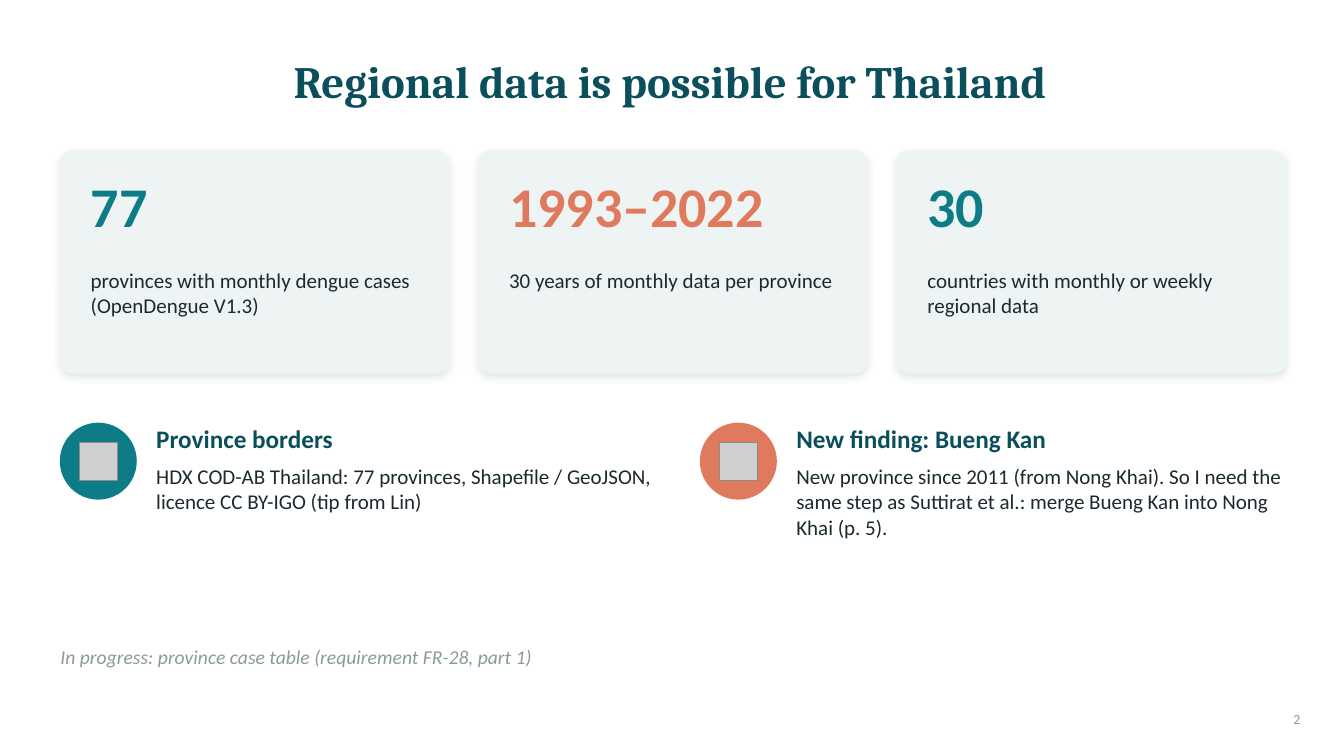
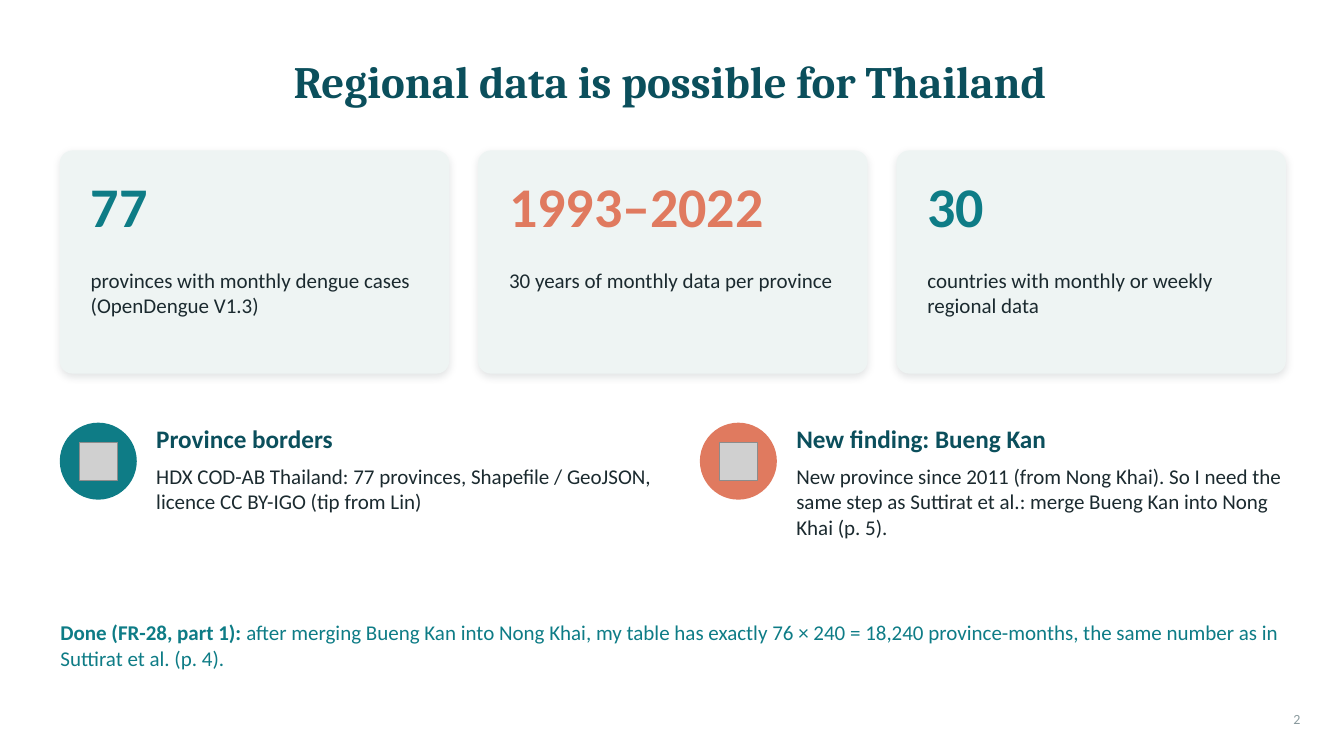
Before and after one commit to geohanibal/llm-climate-health, a slide deck: slide 2 of docs/thesis/supervisor_meetings/2026-11-19_presentation.pptx. Drawn at 1344x756 pixels with LibreOffice and Linux fonts; fonts in the diff are those of the drawing; grey boxes stand for pictures. Boxes give left, top, right and bottom in pixels: in the first picture for what was removed or moved away, otherwise in the second. Text is boxed around its words. In the diff, an @@ line names an element or a change of style, - is before the commit and + after.

```diff
--- a/docs/thesis/supervisor_meetings/2026-11-19_presentation.pptx
+++ b/docs/thesis/supervisor_meetings/2026-11-19_presentation.pptx
@@ text at [60,624,1278,670]: text changed; size 14 to 15 pt; text colour #8A9A9E to #0E7C86; italic off @@
-In progress: province case table (requirement FR-28, part 1)
+Done (FR-28, part 1): after merging Bueng Kan into Nong Khai, my table has exactly 76 × 240 = 18,240 province-months, the same number as in Suttirat et al. (p. 4).
```
Also in this commit, not shown: 3 other files.
